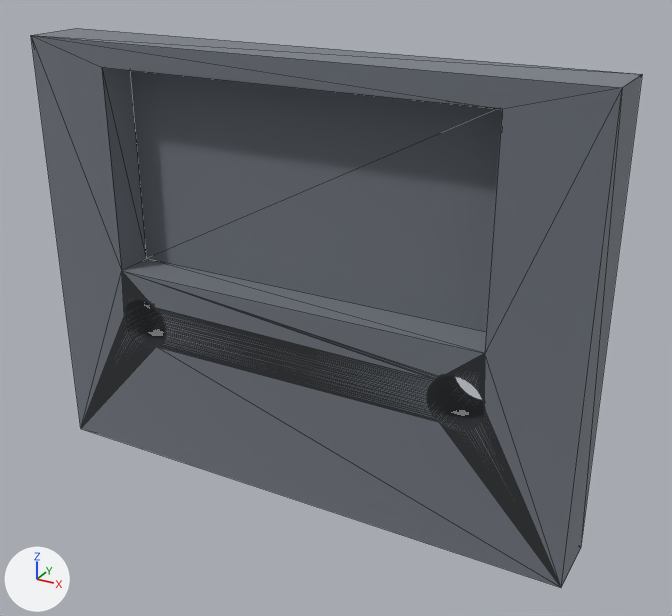
Two versions of the glTF model docs/models/headband_clamp.glb, one commit apart.
Before and after are seen from a camera (50 mm lens) standing at (27.1, -42.2, 61.7) and looking at (2.0, 3.3, 38.9). The lights are fixed; the arrows at lower left show +X, +Y and +Z. The picture after the commit comes second. Mesh edges are drawn as thin lines. Where no turn or scale is listed for an object, it has been applied to the vertices. Vertices at exactly the same position are counted once.

In view in the first picture: 'headband_clamp'.
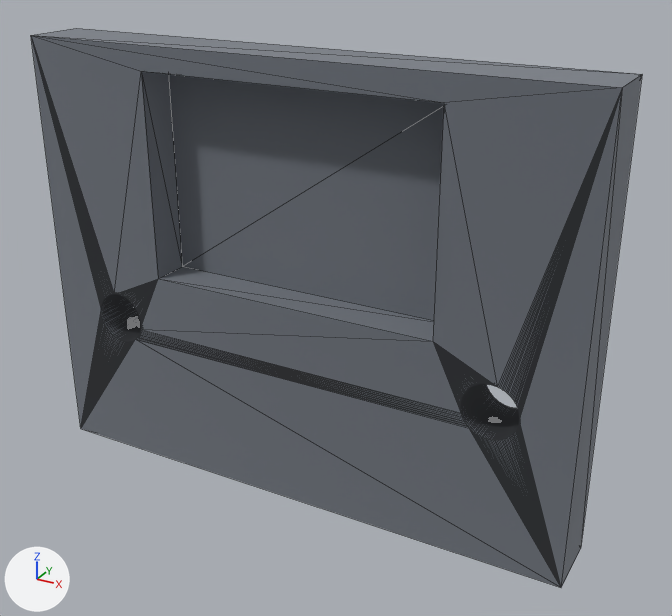
The change in detail:
me_headband_clamp has 520 vertices, 1044 faces and spans x -18.0..18.0, y 0.7..4.7, z 26.0..54.0.
me_headband_clamp is used by ob_headband_clamp; location (0.0, 0.0, 0.0).
me_headband_clamp part 1: all 4 vertices in x 12.5, y 0.7..3.2, z 39.5..52.5 are moved by (-3.0, 0.0, 0.0).
me_headband_clamp part 2: all 252 vertices in x -12.7..-9.3, y 0.7..4.7, z 34.3..37.7 are moved by (-2.0, 0.0, 0.0).
me_headband_clamp part 3: all 252 vertices in x 9.3..12.7, y 0.7..4.7, z 34.3..37.7 are moved by (2.0, 0.0, 0.0).
me_headband_clamp part 4: all 4 vertices in x -12.5, y 0.7..3.2, z 39.5..52.5 are moved by (3.0, 0.0, 0.0).

What differs and where, as boxes (x1, y1, x2, y2) in the pictures (672 x 616 px; the box of a moved part takes in the faces that stretch with it):
part 1 of me_headband_clamp, moved or reshaped: before (31, 35, 622, 588); after (31, 35, 622, 412)
part 2 of me_headband_clamp, moved or reshaped: before (81, 300, 561, 588); after (31, 38, 561, 588)
part 3 of me_headband_clamp, moved or reshaped: before (154, 307, 561, 587); after (136, 90, 622, 588)
part 4 of me_headband_clamp, moved or reshaped: before (31, 36, 502, 427); after (31, 36, 444, 341)
